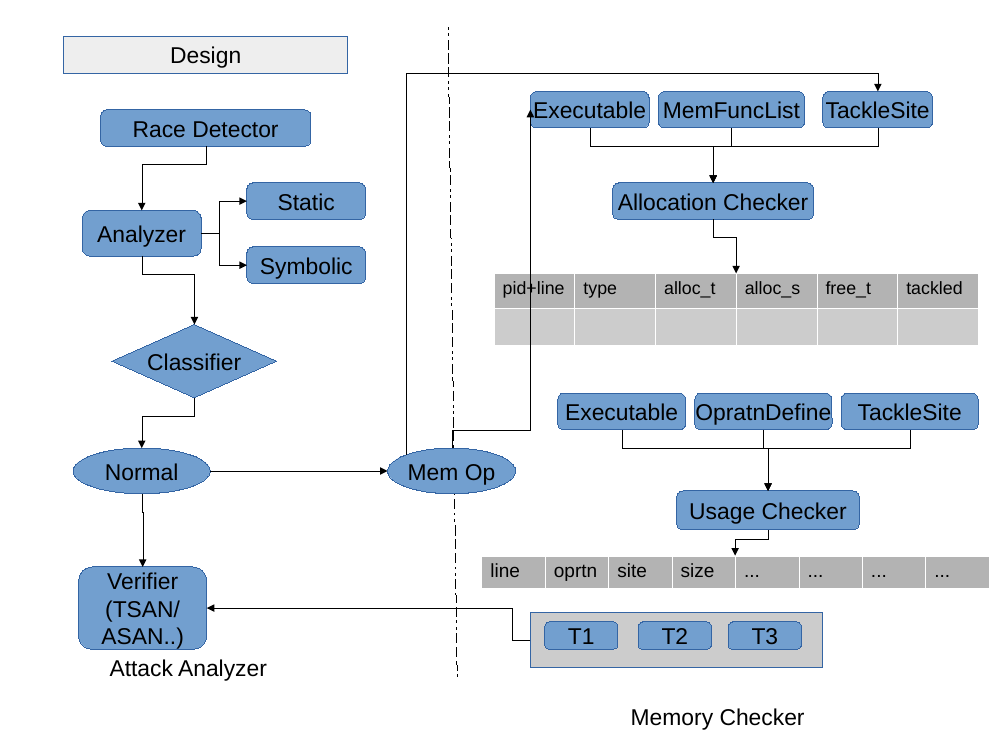
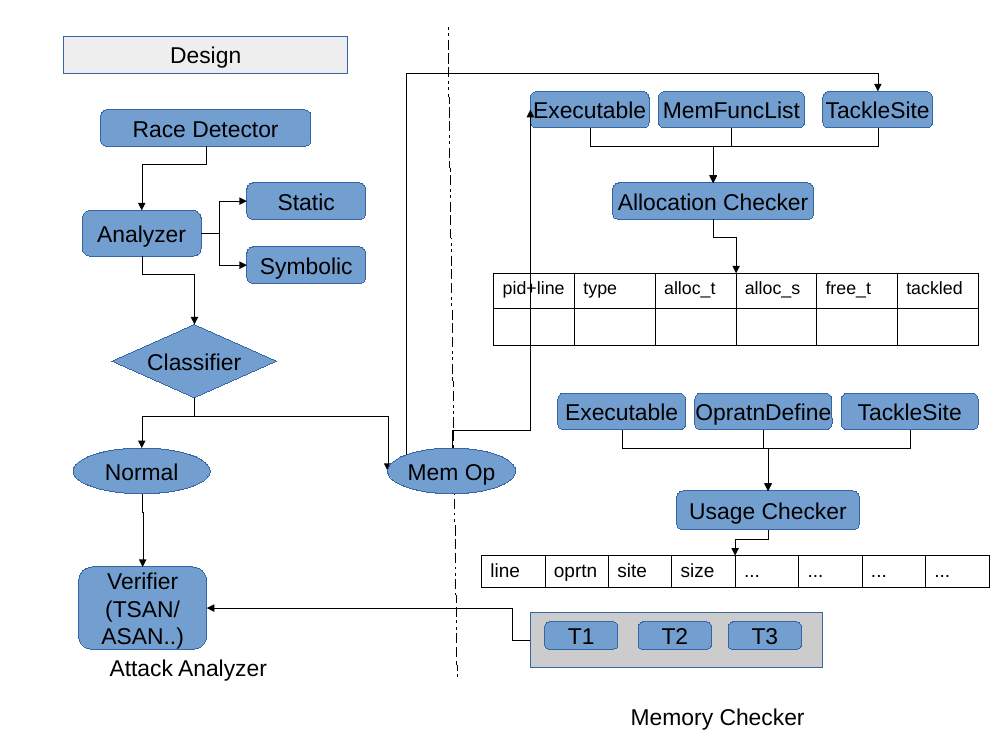
Before and after one commit to ab1gale/conatkpaper, a slide deck: slide 4 of design.odp. Drawn at 1008x756 pixels with LibreOffice and Linux fonts; fonts in the diff are those of the drawing. Boxes give left, top, right and bottom in pixels: in the first picture for what was removed or moved away, otherwise in the second. Text is boxed around its words. In the diff, an @@ line names an element or a change of style, - is before the commit and + after.

```diff
--- a/design.odp
+++ b/design.odp
@@ table at [494, 273, 978, 343] @@
@@ fill #B3B3B3 to none in row 1 @@
@@ borders changed @@
@@ elbow arrow moved from (210, 471) - (388, 471) to (194, 398) - (388, 471) @@
@@ table at [482, 556, 987, 586] @@
@@ fill #B3B3B3 to none in row 1 @@
@@ borders changed @@
```
Also in this commit, not shown: 1 other slide changed, 1 slide added, 2 other files.
